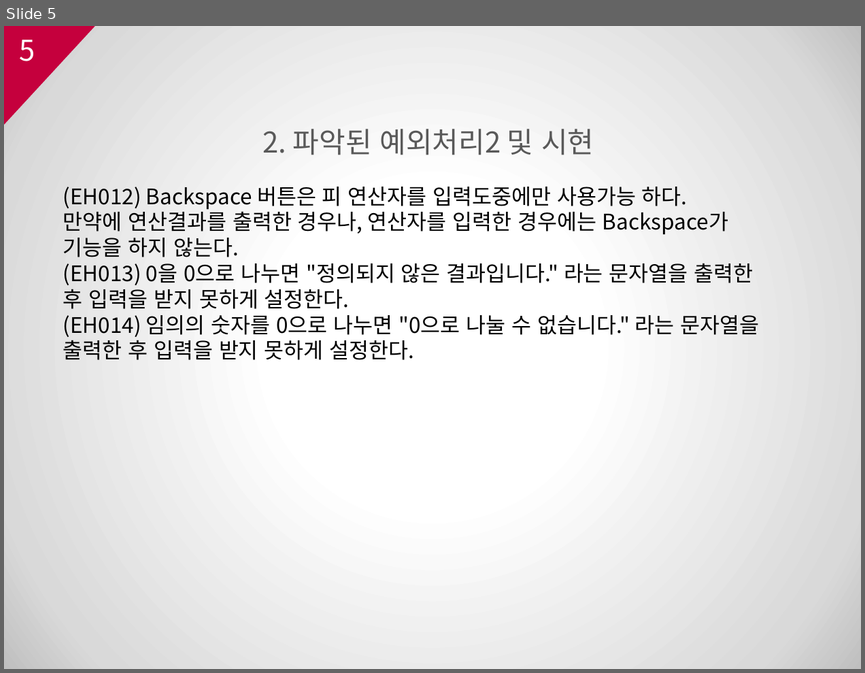
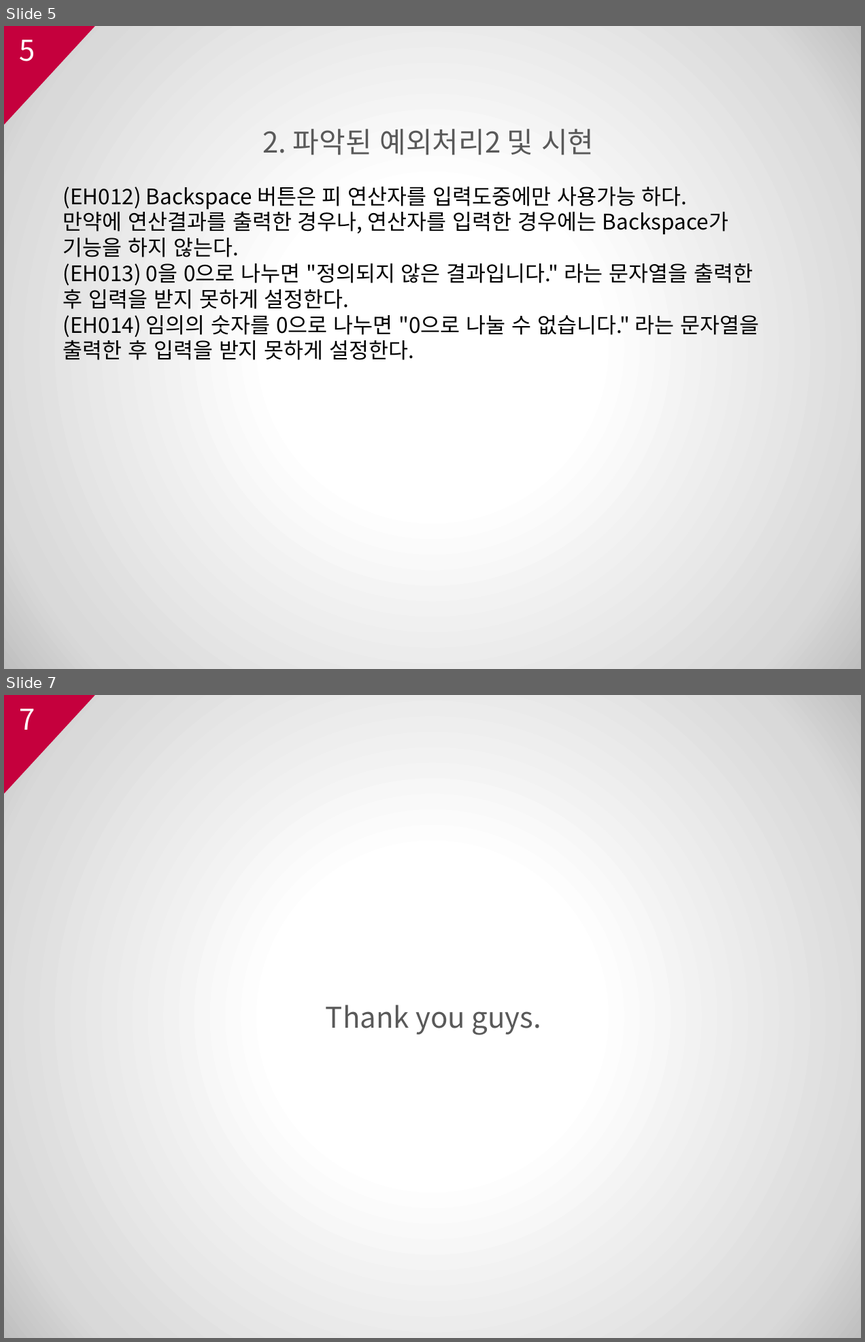
Before and after one commit to EminentStar/Calculator_WPF, a slide deck: Calculator/Info/Calculator_jk.pptx. Shown one above the other, each under a label of ours: slide 5 before the commit, slides 5 and 7 after it; the slides between them are not shown. The pictures are 865x673 and 865x1342 pixels, drawn with LibreOffice and Linux fonts; fonts in the diff are those of the drawing. Boxes give left, top, right and bottom in pixels: in the first picture for what was removed or moved away, otherwise in the second. Text is boxed around its words. In the diff, an @@ line names an element or a change of style, - is before the commit and + after.

```diff
--- a/Calculator/Info/Calculator_jk.pptx
+++ b/Calculator/Info/Calculator_jk.pptx
@@ slide 7 added at [4,695,861,1338], background gradient #FFFFFF to #D9D9D9 to #BFBFBF; not listed: 2 template elements that a slide beside it also shows @@
@@ title added at [326,1004,541,1035], 24 pt, text #595959 @@
+Thank you guys.
```
Also in this commit, not shown: 1 slide changed, 1 slide removed, 2 other files.
